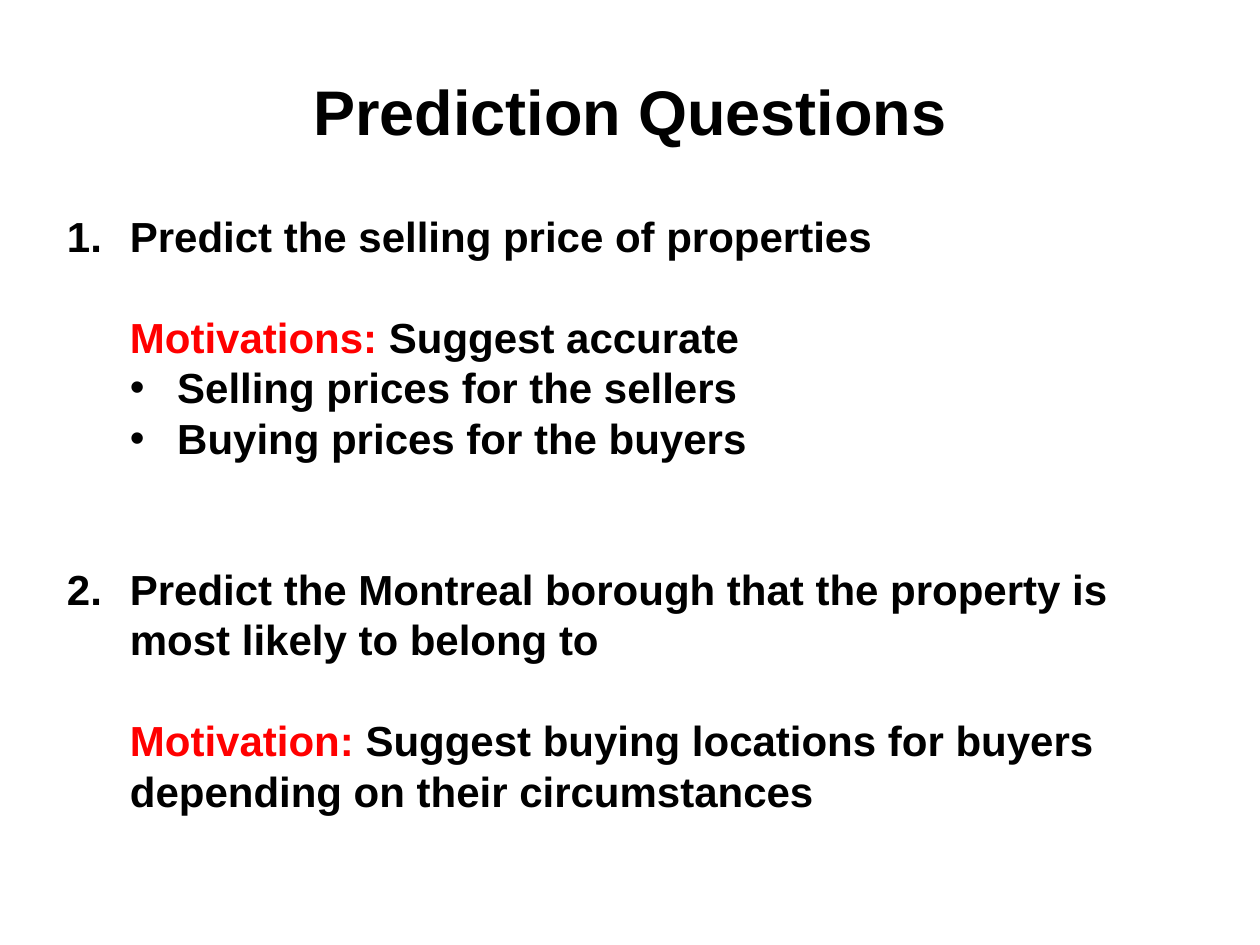
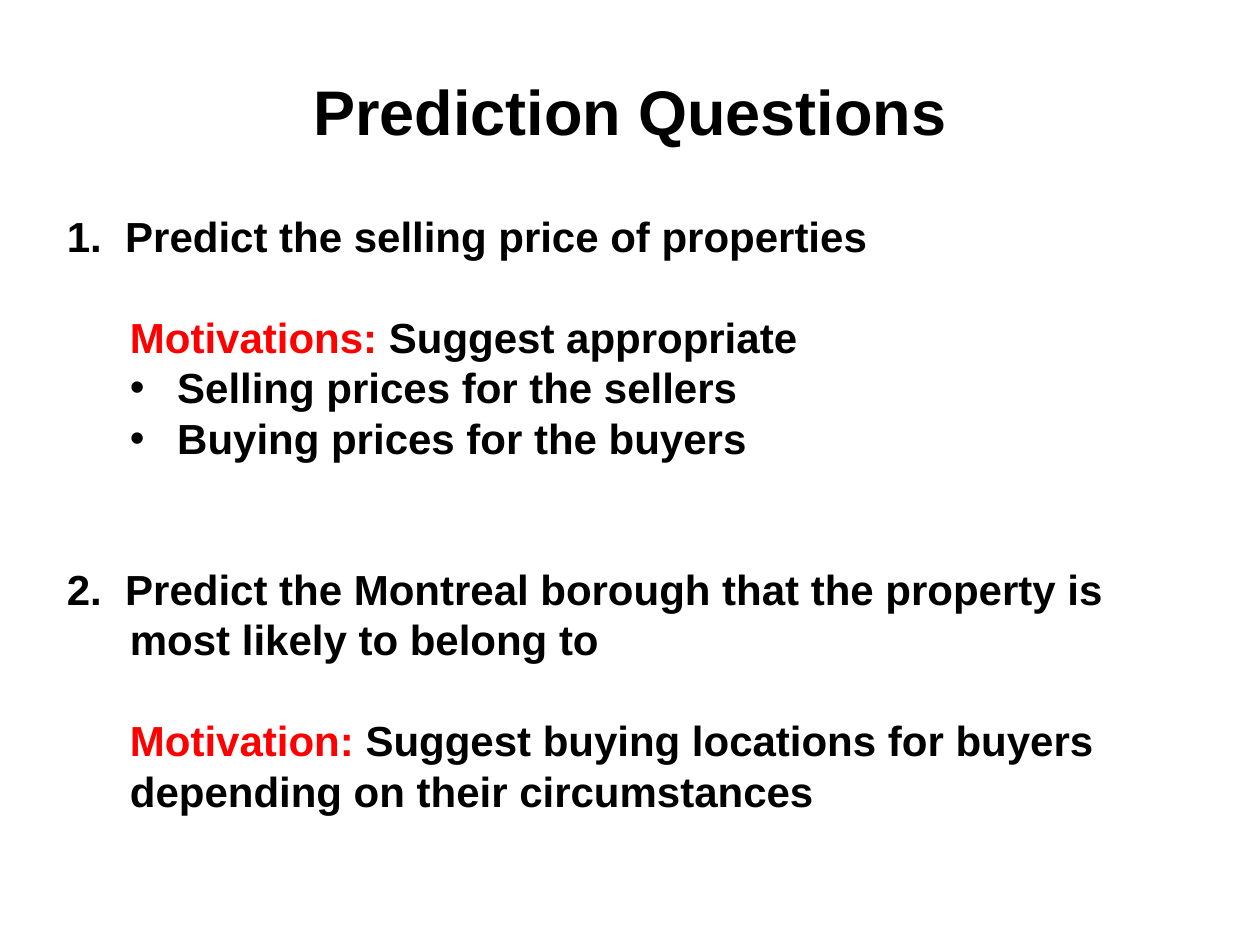
Before and after one commit to npow/centris, a slide deck: slide 2 of presentation/DaveNissanEmil2014MachineLearning.pptx. Drawn at 1260x945 pixels with LibreOffice and Linux fonts; fonts in the diff are those of the drawing. Boxes give left, top, right and bottom in pixels: in the first picture for what was removed or moved away, otherwise in the second. Text is boxed around its words. In the diff, an @@ line names an element or a change of style, - is before the commit and + after.

```diff
--- a/presentation/DaveNissanEmil2014MachineLearning.pptx
+++ b/presentation/DaveNissanEmil2014MachineLearning.pptx
@@ text at (67,221,867,362): text changed @@
-1. Predict the selling price of properties
-  Motivations: Suggest accurate
+1. Predict the selling price of properties
+  Motivations: Suggest appropriate
@@ text at (67,574,1102,664): text changed @@
-2. Predict the Montreal borough that the property is most likely to belong to
+2. Predict the Montreal borough that the property is most likely to belong to
```
Also in this commit, not shown: 2 other slides changed, 1 other file.
